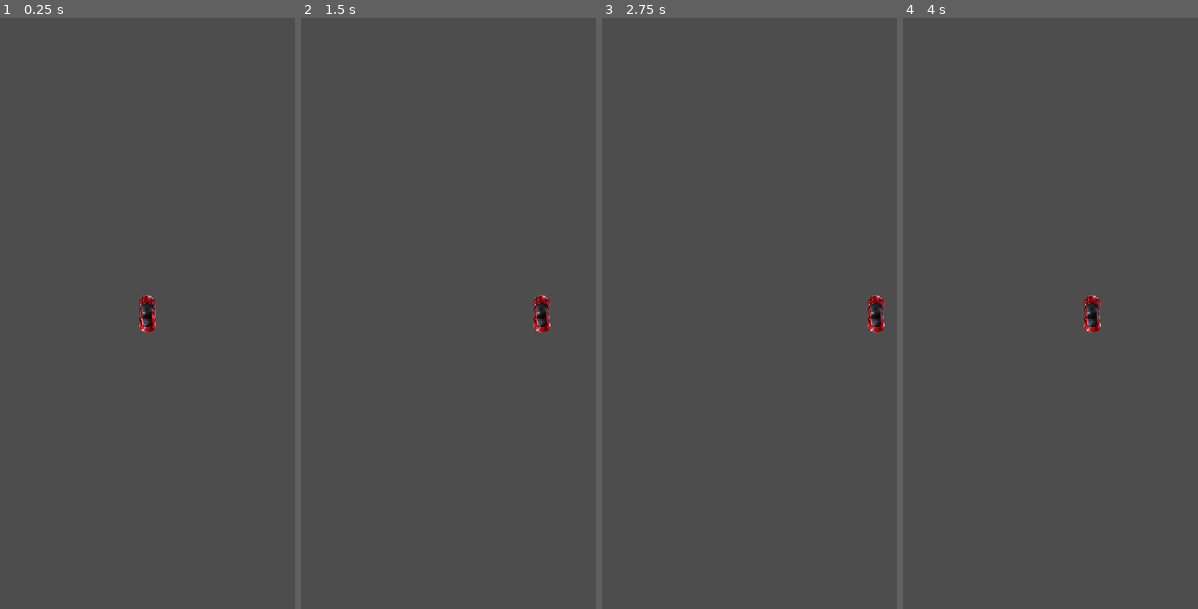
Above: before the commit, frames 1-4 (left to right).
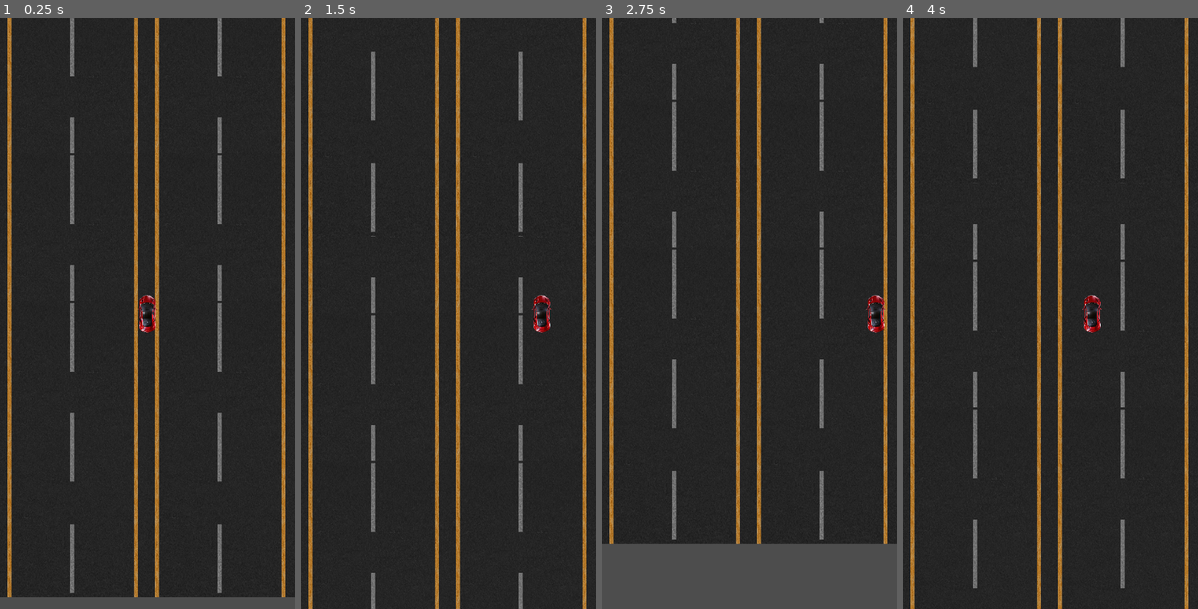
Above: after the commit, the same moments.

Repository: Fenixovvv/MiniGames
Game: Godot game, scene res://main_scene.tscn
Two runs of this game, one before a commit and one after it. Both use one fixed random seed, a clock stepped at 60 frames per second and the inputs below. The project has no main scene, so this scene is started directly.
Inputs:
- Up to frame 1 (0.25 s): no input
- Up to frame 2 (1.5 s): hold Right (ui_right) 0.53-1.28 s; hold Left (ui_left) from 1.28 s (still down)
- Up to frame 3 (2.75 s): release Left (ui_left) at 2.03 s; hold Right (ui_right) from 2.03 s (still down)
- Up to frame 4 (4 s): release Right (ui_right) at 3.53 s; hold Left (ui_left) from 3.53 s (still down)

The runs differ from the first frame. In frame 1, 97% of the frame differs, in the area x 0-100%, y 0-98%; in frame 2, 99%, in the area x 0-100%, y 0-100%; in frame 3, 88%; in frame 4, 99%.
Error before the commit: Cannot call method 'instantiate' on a null value. (res://Game.gd:10)

Commit message:
roads are moving too!

Diff:
--- a/Game.gd
+++ b/Game.gd
@@ -7,27 +7,34 @@
 
 var car_instance: CharacterBody2D
 var road_instance: Sprite2D
-var road_array = [
-		road.instantiate(), road.instantiate(), road.instantiate(), road.instantiate(),
-		road.instantiate(), road.instantiate(), road.instantiate(), road.instantiate()
-		]
+var road_array: Array
+const SPEED = 10
 
 func _ready():
 	print("READY")
 	car_instance = car.instantiate()
-	add_child(car_instance)
+
 	car_instance.position = Vector2(360, 720)
-
+	road_array = [
+		road.instantiate(), road.instantiate(), road.instantiate(), road.instantiate(),
+		road.instantiate(), road.instantiate(), road.instantiate(), road.instantiate()
+	]
 	# Road instances with even number are on left side; with odd numbers - on right
 
 	for road_num in 8:
+		add_child(road_array[road_num])
 		road_array[road_num].position.x = 180 + 360 * ((road_num + 1) % 2)
 		# Finish road spawn positions and check if works
-		road_array[road_num].position.y = 0
+		road_array[road_num].position.y = -180 + int(road_num / 2) * 360
+
+	add_child(car_instance)
 
 func _process(delta):
-	pass
-
+	road_managment()
 
 func road_managment():
-	pass
+	for road_instance in road_array:
+		road_instance.position.y += SPEED
+		print(road_instance.position.y)
+		if road_instance.position.y > 1440:
+			road_instance.position.y = -180
--- a/car_character.gd
+++ b/car_character.gd
@@ -8,7 +8,6 @@
 
 func _ready():
 	car_width = 49
-	print("Car width", car_width)
 
 func _process(delta):
 	movement()
